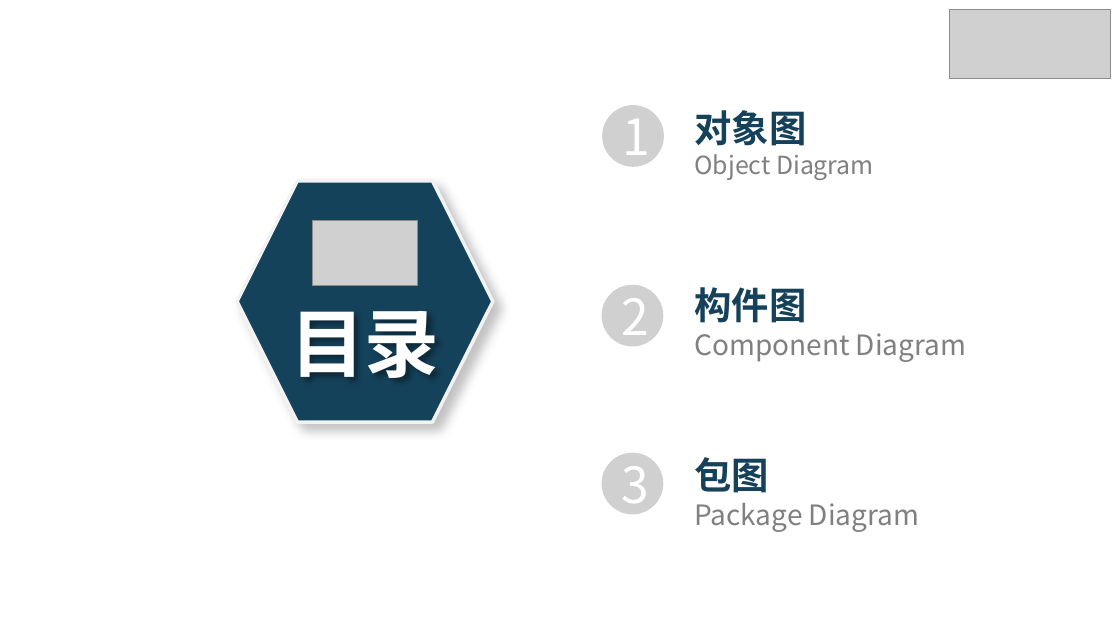
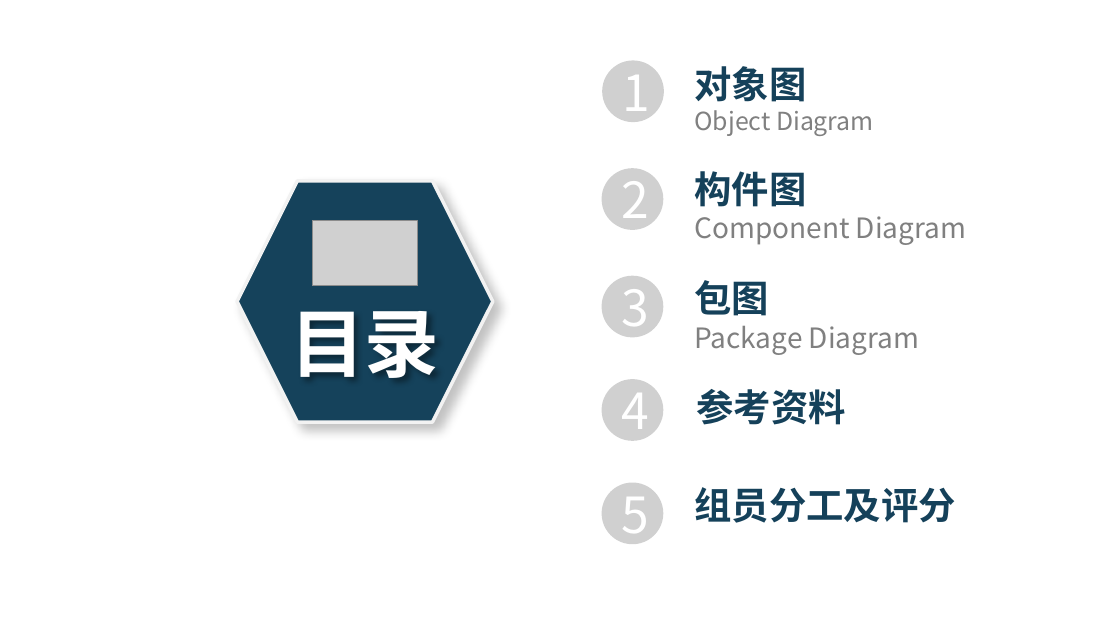
Before and after one commit to PRD2018-G03/PRD2018-G03-SoftwareEngineeringProject, a slide deck: slide 2 of PPT模板及制作/UML基础III翻转PPT.pptx. Drawn at 1120x630 pixels with LibreOffice and Linux fonts; fonts in the diff are those of the drawing; grey boxes stand for pictures; background and template pictures are left out. Boxes give left, top, right and bottom in pixels: in the first picture for what was removed or moved away, otherwise in the second. Text is boxed around its words. In the diff, an @@ line names an element or a change of style, - is before the commit and + after.

```diff
--- a/PPT模板及制作/UML基础III翻转PPT.pptx
+++ b/PPT模板及制作/UML基础III翻转PPT.pptx
@@ picture removed at (950, 9, 1111, 78) @@
@@ text "对象图": place and size @@
-text "对象图" at (694, 110, 874, 180)
+text "对象图" at (694, 66, 874, 136)
@@ picture "1": place and size @@
-picture "1" at (603, 105, 664, 167)
+picture "1" at (603, 60, 664, 122)
@@ picture "2": place and size @@
-picture "2" at (601, 284, 663, 346)
+picture "2" at (601, 168, 663, 230)
@@ text "构件图": place and size @@
-text "构件图" at (694, 287, 966, 362)
+text "构件图" at (694, 171, 966, 245)
@@ picture "3": place and size @@
-picture "3" at (601, 452, 663, 514)
+picture "3" at (601, 276, 663, 337)
@@ text "包图": place and size @@
-text "包图" at (694, 457, 919, 532)
+text "包图" at (694, 280, 919, 355)
@@ picture added at (601, 380, 663, 441), 32 pt, text #FFFFFF @@
+4
@@ text added at (696, 389, 845, 425), 24 pt, text #15415A, bold @@
+参考资料
@@ picture added at (601, 483, 663, 544), 32 pt, text #FFFFFF @@
+5
@@ text added at (694, 487, 955, 523), 24 pt, text #15415A, bold @@
+组员分工及评分
```
Also in this commit, not shown: 20 other slides changed, 15 slides added, 1 slide removed.
